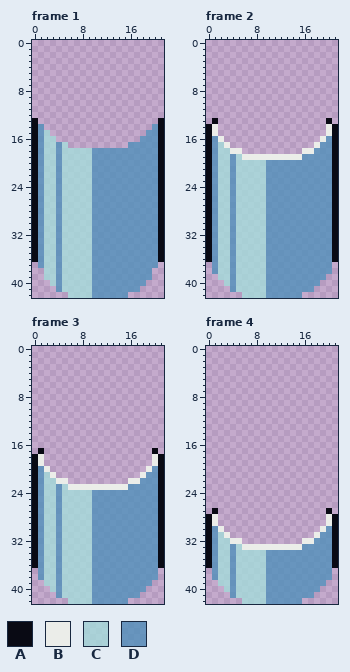
Two states of a pixel-art file, work/glass_chamber.aseprite. Above: the version before the commit.
22x43 pixels, 5 frames. Shown: frame 1, frame 2, frame 3, frame 4. The commit also changed other frames, which this record leaves out.
Palette (. is transparent): A #090a14  B #ebede9  C #a4dddbc8  D #4f8fbac8
And afterwards:
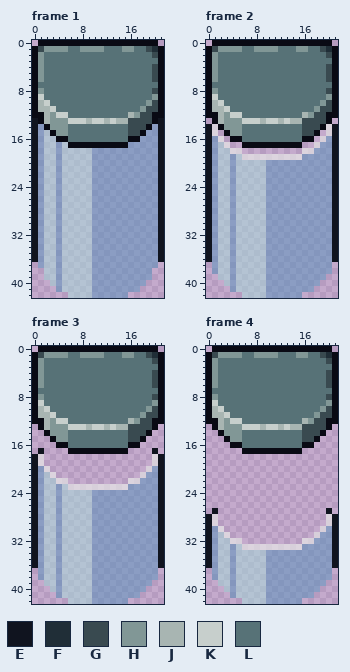
Colours new in this view: E #10141f  F #202e37  G #394a50  H #819796  J #a8b5b2  K #c7cfcc  L #577277
Edits made:
layer "Layer 1" opacity 100% -> 63%
layer "Layer 3" added
layer "Layer 2" now shown
colour B: #ebede9 -> #ebede9a0
colour C: #a4dddbc8 -> #a4dddb7d
colour D: #4f8fbac8 -> #4f8fba7d
Changed rows in their new state; - is a pixel that keeps its letter.
Frame 1, layers "Layer 2", "Layer 3":
first column x 0:
 0 -AAAAAAAAAAAAAAAAAAAA-
 1 AGHHHHLLHHHHLLLHHLLGFA
 2 AHLLLLLLLLLLLLLLLLLLGA
 3 AHLLLLLLLLLLLLLLLLLLLA
 4 AHLLLLLLLLLLLLLLLLLLGA
 5 AHLLLLLLLLLLLLLLLLLLGA
 6 AHLLLLLLLLLLLLLLLLLLGA
 7 ALLLLLLLLLLLLLLLLLLLLA
 8 AHLLLLLLLLLLLLLLLLLLGA
 9 AKLLLLLLLLLLLLLLLLLLHA
10 AJKLLLLLLLLLLLLLLLLHGA
11 AJJKLLLLLLLLLLLLLLHGGA
12 AAJHKKLLLLLLLLLLJHGGAA
13 EAJHHHKKKJKKJKJJGGGGAE
14 E-AHHHLLLLLLLLLLGGGA-E
15 E--AHHLLLLLLLLLLGGA--E
16 E---AALLLLLLLLLLAA---E
17 E-----AAAAAAAAAA-----E
18 E--------------------E
19 E--------------------E
20 E--------------------E
21 E--------------------E
22 E--------------------E
23 E--------------------E
24 E--------------------E
25 E--------------------E
26 E--------------------E
27 E--------------------E
28 E--------------------E
29 E--------------------E
30 E--------------------E
31 E--------------------E
32 E--------------------E
33 E--------------------E
34 E--------------------E
35 E--------------------E
36 E--------------------E
Frame 2, layers "Layer 2", "Layer 3":
first column x 0:
 0 -AAAAAAAAAAAAAAAAAAAA-
 1 AGHHHHLLHHHHLLLHHLLGFA
 2 AHLLLLLLLLLLLLLLLLLLGA
 3 AHLLLLLLLLLLLLLLLLLLLA
 4 AHLLLLLLLLLLLLLLLLLLGA
 5 AHLLLLLLLLLLLLLLLLLLGA
 6 AHLLLLLLLLLLLLLLLLLLGA
 7 ALLLLLLLLLLLLLLLLLLLLA
 8 AHLLLLLLLLLLLLLLLLLLGA
 9 AKLLLLLLLLLLLLLLLLLLHA
10 AJKLLLLLLLLLLLLLLLLHGA
11 AJJKLLLLLLLLLLLLLLHGGA
12 AAJHKKLLLLLLLLLLJHGGAA
13 --JHHHKKKJKKJKJJGGGG--
14 E-AHHHLLLLLLLLLLGGGA-E
15 E--AHHLLLLLLLLLLGGA--E
16 E---AALLLLLLLLLLAA---E
17 E-----AAAAAAAAAA-----E
18 E--------------------E
19 E--------------------E
20 E--------------------E
21 E--------------------E
22 E--------------------E
23 E--------------------E
24 E--------------------E
25 E--------------------E
26 E--------------------E
27 E--------------------E
28 E--------------------E
29 E--------------------E
30 E--------------------E
31 E--------------------E
32 E--------------------E
33 E--------------------E
34 E--------------------E
35 E--------------------E
36 E--------------------E
Frame 3, layers "Layer 2", "Layer 3":
first column x 0:
 0 -AAAAAAAAAAAAAAAAAAAA-
 1 AGHHHHLLHHHHLLLHHLLGFA
 2 AHLLLLLLLLLLLLLLLLLLGA
 3 AHLLLLLLLLLLLLLLLLLLLA
 4 AHLLLLLLLLLLLLLLLLLLGA
 5 AHLLLLLLLLLLLLLLLLLLGA
 6 AHLLLLLLLLLLLLLLLLLLGA
 7 ALLLLLLLLLLLLLLLLLLLLA
 8 AHLLLLLLLLLLLLLLLLLLGA
 9 AKLLLLLLLLLLLLLLLLLLHA
10 AJKLLLLLLLLLLLLLLLLHGA
11 AJJKLLLLLLLLLLLLLLHGGA
12 AAJHKKLLLLLLLLLLJHGGAA
13 -AJHHHKKKJKKJKJJGGGGA-
14 --AHHHLLLLLLLLLLGGGA--
15 ---AHHLLLLLLLLLLGGA---
16 ----AALLLLLLLLLLAA----
17 -E----AAAAAAAAAA----E-
18 E--------------------E
19 E--------------------E
20 E--------------------E
21 E--------------------E
22 E--------------------E
23 E--------------------E
24 E--------------------E
25 E--------------------E
26 E--------------------E
27 E--------------------E
28 E--------------------E
29 E--------------------E
30 E--------------------E
31 E--------------------E
32 E--------------------E
33 E--------------------E
34 E--------------------E
35 E--------------------E
36 E--------------------E
Frame 4, layers "Layer 2", "Layer 3":
first column x 0:
 0 -AAAAAAAAAAAAAAAAAAAA-
 1 AGHHHHLLHHHHLLLHHLLGFA
 2 AHLLLLLLLLLLLLLLLLLLGA
 3 AHLLLLLLLLLLLLLLLLLLLA
 4 AHLLLLLLLLLLLLLLLLLLGA
 5 AHLLLLLLLLLLLLLLLLLLGA
 6 AHLLLLLLLLLLLLLLLLLLGA
 7 ALLLLLLLLLLLLLLLLLLLLA
 8 AHLLLLLLLLLLLLLLLLLLGA
 9 AKLLLLLLLLLLLLLLLLLLHA
10 AJKLLLLLLLLLLLLLLLLHGA
11 AJJKLLLLLLLLLLLLLLHGGA
12 AAJHKKLLLLLLLLLLJHGGAA
13 -AJHHHKKKJKKJKJJGGGGA-
14 --AHHHLLLLLLLLLLGGGA--
15 ---AHHLLLLLLLLLLGGA---
16 ----AALLLLLLLLLLAA----
17 ------AAAAAAAAAA------
first column x 0:
27 -E------------------E-
28 E--------------------E
29 E--------------------E
30 E--------------------E
31 E--------------------E
32 E--------------------E
33 E--------------------E
34 E--------------------E
35 E--------------------E
36 E--------------------E
